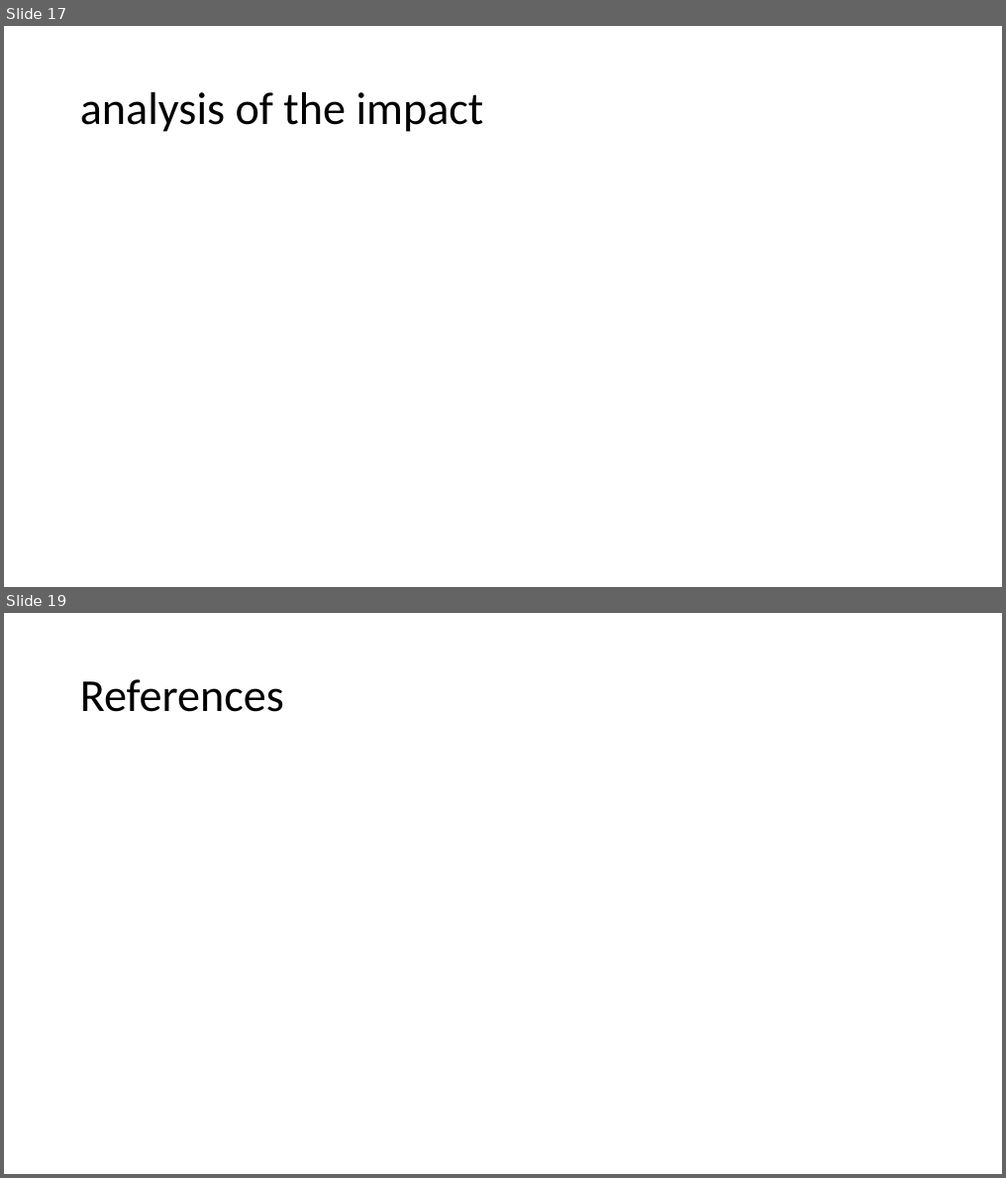
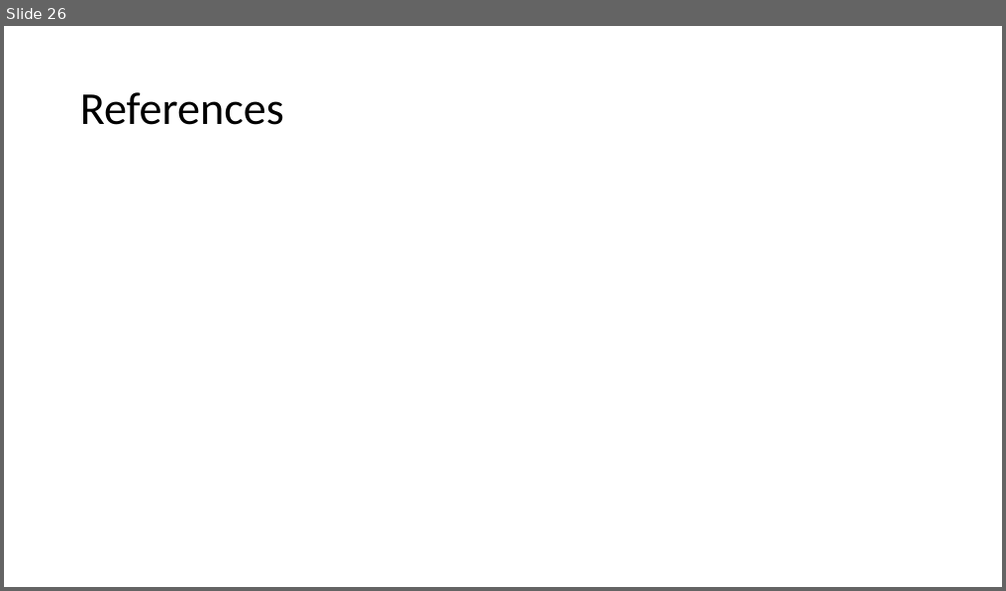
Before and after one commit to CharlesMalonRocha/SBIT---CA-2, a slide deck: Business Computer Technology Report.pptx. Shown one above the other, each under a label of ours: slides 17 and 19 before the commit, slide 26 after it; the slides between them are not shown. The pictures are 1006x1178 and 1006x591 pixels, drawn with LibreOffice and Linux fonts; fonts in the diff are those of the drawing. Boxes give left, top, right and bottom in pixels: in the first picture for what was removed or moved away, otherwise in the second. Text is boxed around its words. In the diff, an @@ line names an element or a change of style, - is before the commit and + after.

```diff
--- a/Business Computer Technology Report.pptx
+++ b/Business Computer Technology Report.pptx
@@ slide 17 removed at bbox=[4, 26, 1002, 587], background #FFFFFF @@
@@ title removed at bbox=[80, 92, 484, 132] @@
-analysis of the impact
@@ what was slide 19 is now slide 26 @@
```
Also in this commit, not shown: 15 slides added, 7 other slides removed, 6 other files.
